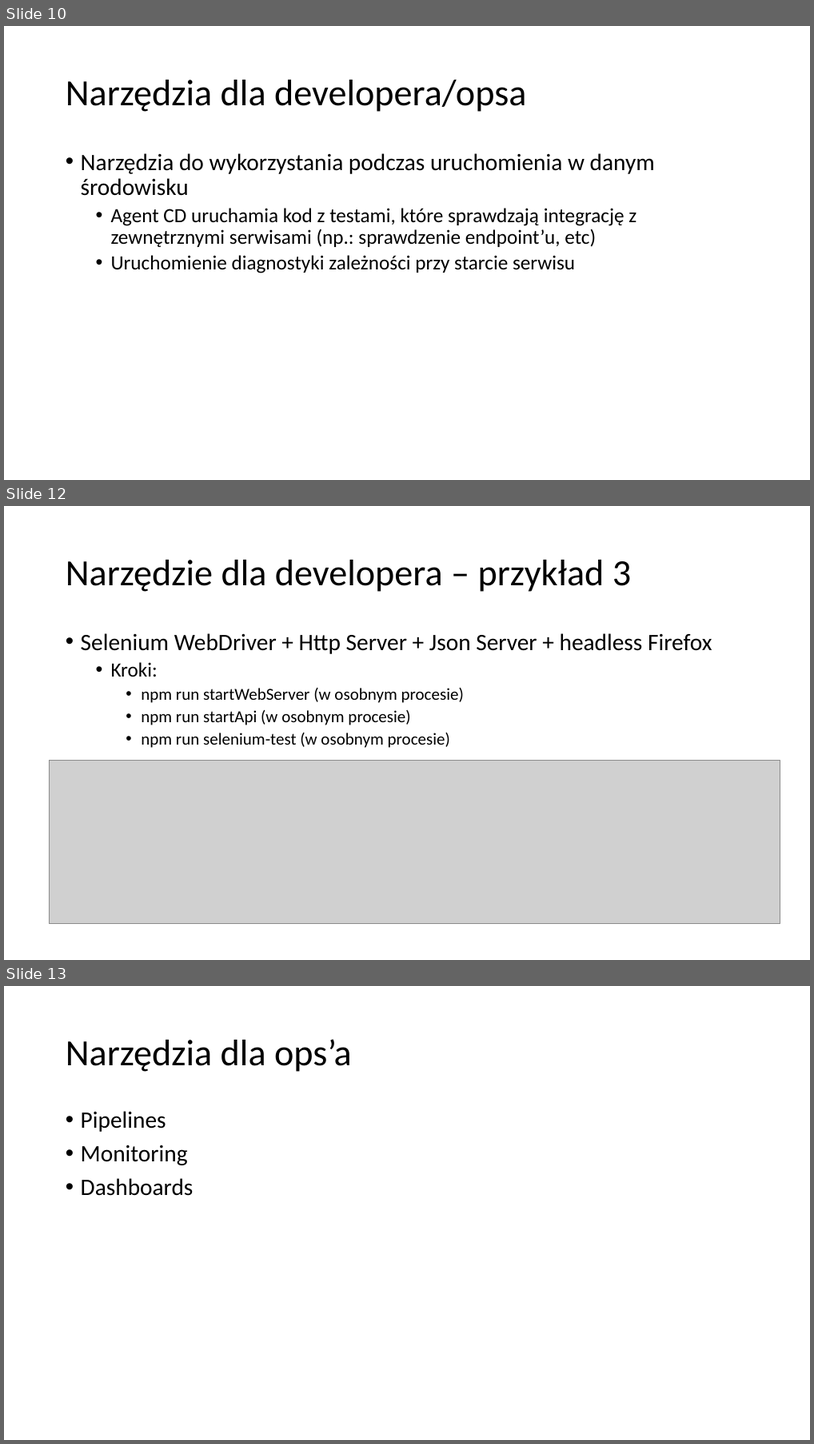
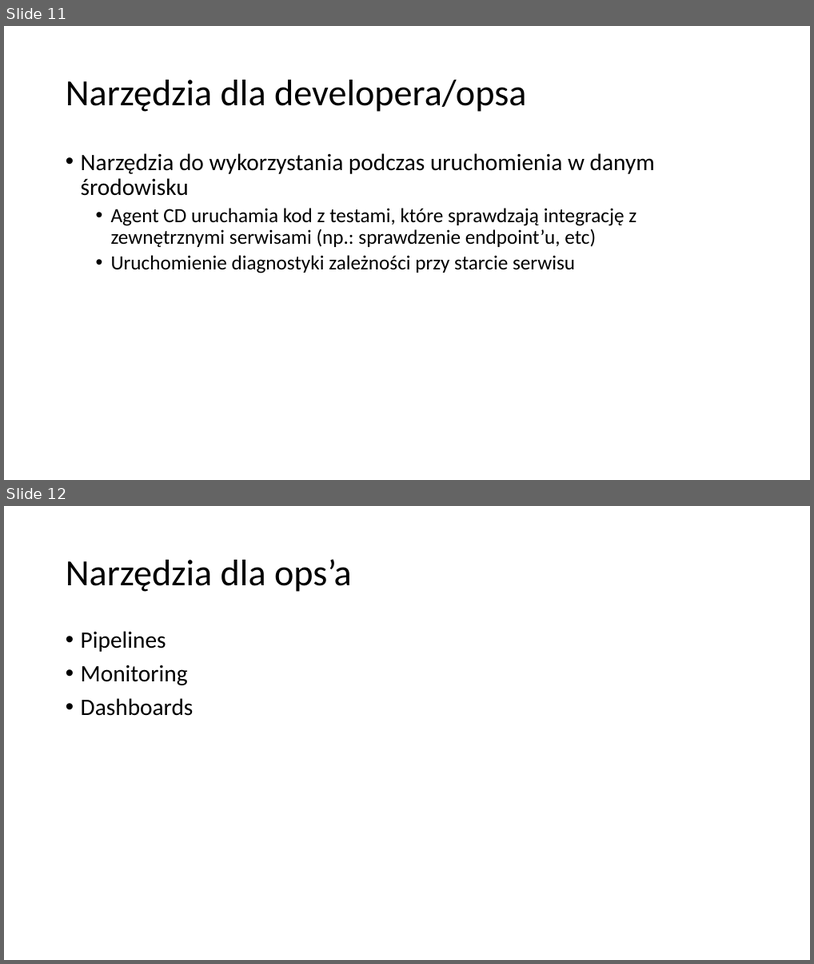
Before and after one commit to plitwinski/automated-tests-presentation, a slide deck: presentation/polish/Automatycznie testowalne aplikacje w srodowisku rozproszonym.pptx. Shown one above the other, each under a label of ours: slides 10, 12 and 13 before the commit, slides 11 and 12 after it; the slides between them are not shown. The pictures are 814x1444 and 814x964 pixels, drawn with LibreOffice and Linux fonts; fonts in the diff are those of the drawing; grey boxes stand for pictures. Boxes give left, top, right and bottom in pixels: in the first picture for what was removed or moved away, otherwise in the second. Text is boxed around its words. In the diff, an @@ line names an element or a change of style, - is before the commit and + after.

```diff
--- a/presentation/polish/Automatycznie testowalne aplikacje w srodowisku rozproszonym.pptx
+++ b/presentation/polish/Automatycznie testowalne aplikacje w srodowisku rozproszonym.pptx
@@ slide 12 removed at [4, 506, 810, 960], background #FFFFFF @@
@@ title removed at [66, 560, 631, 592] @@
-Narzędzie dla developera – przykład 3
@@ text removed at [81, 633, 712, 748] @@
-• Selenium WebDriver + Http Server + Json Server + headless Firefox
-  • Kroki:
-    • npm run startWebServer (w osobnym procesie)
-    • npm run startApi (w osobnym procesie)
-    • npm run selenium-test (w osobnym procesie)
@@ picture removed at [49, 760, 780, 924] @@
@@ what was slide 10 is now slide 11 @@
@@ what was slide 13 is now slide 12 @@
```
Also in this commit, not shown: 4 slides changed, 1 slide added, 2 other slides removed, 1 other file.
